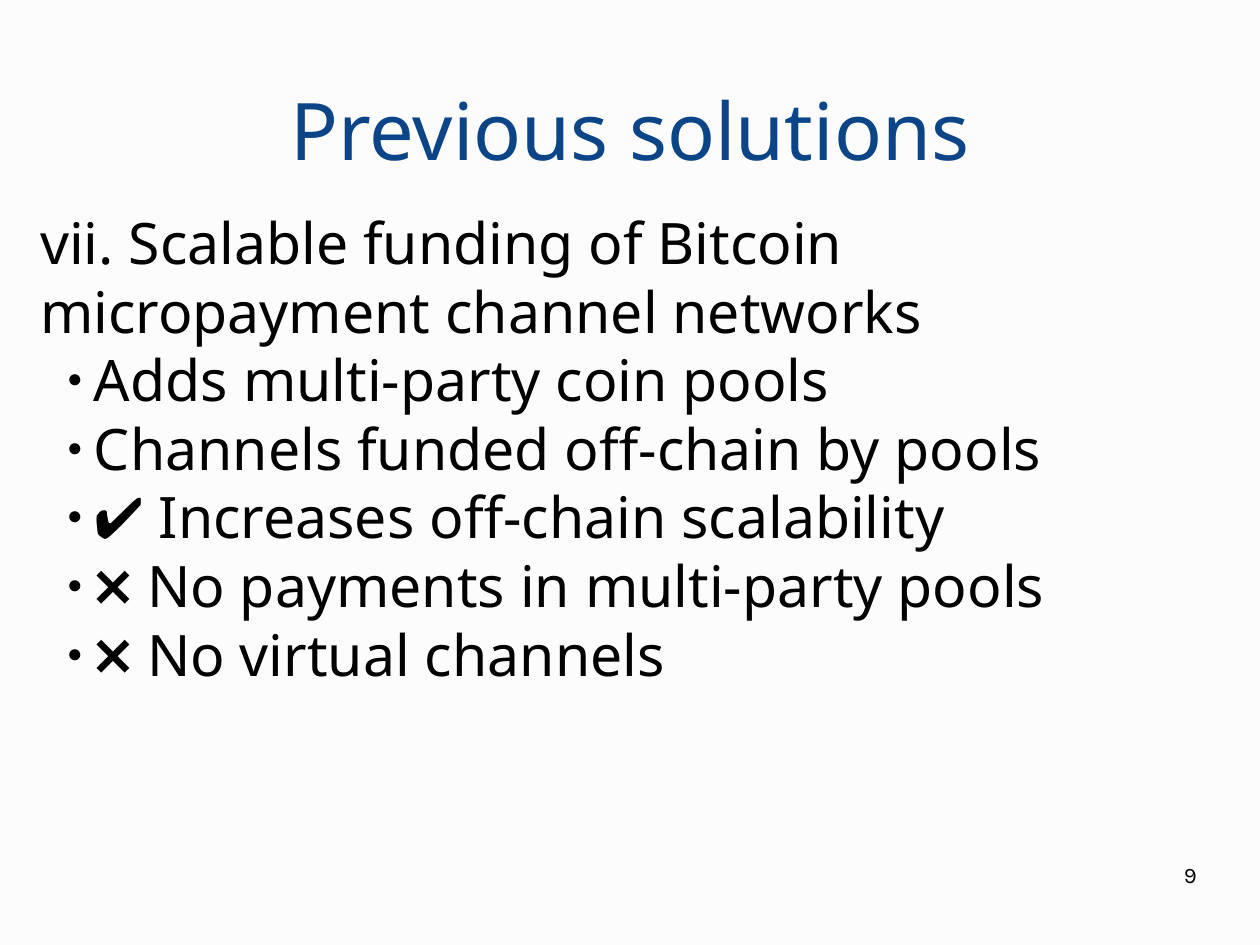
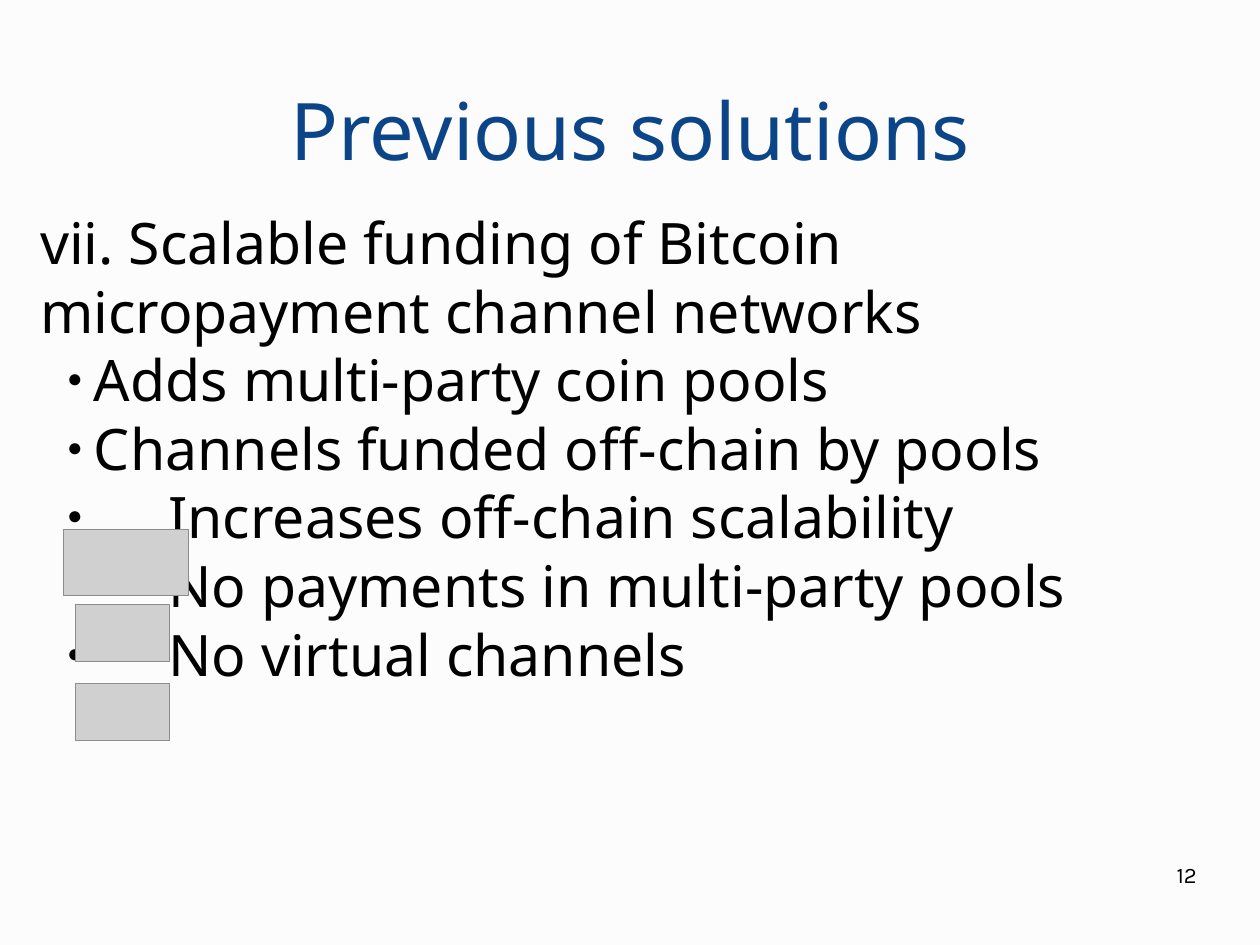
Before and after one commit to OrfeasLitos/virtual-payment-channels, a slide deck: slide 12 of slides/presentation.odp (slide 9 before the commit). Drawn at 1260x945 pixels with LibreOffice and Linux fonts; fonts in the diff are those of the drawing; grey boxes stand for pictures. Boxes give left, top, right and bottom in pixels: in the first picture for what was removed or moved away, otherwise in the second. Text is boxed around its words. In the diff, an @@ line names an element or a change of style, - is before the commit and + after.

```diff
--- a/slides/presentation.odp
+++ b/slides/presentation.odp
@@ subtitle at (168, 494, 1065, 691): text changed @@
-  ● ✔️ Increases off-chain scalability
-  ● ❌ No payments in multi-party pools
-  ● ❌ No virtual channels
+  ● Increases off-chain scalability
+  ● No payments in multi-party pools
+  ● No virtual channels
@@ picture added at (63, 529, 189, 596) @@
@@ picture added at (75, 605, 169, 662) @@
@@ picture added at (75, 684, 169, 741) @@
@@ page number at (1177, 868, 1197, 883): text changed @@
-9
+12
```
Also in this commit, not shown: 25 other slides changed, 7 slides added, 1 other file.
